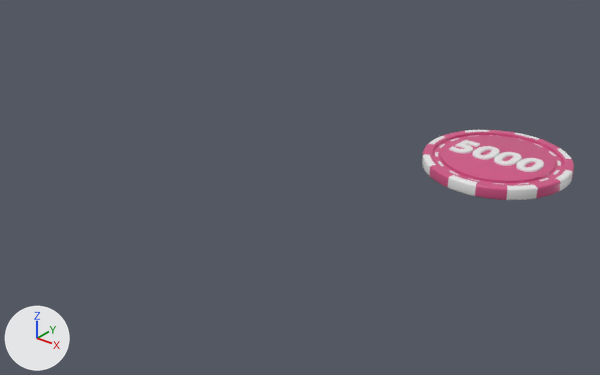
What one commit did to the glTF model chips/5000.glb.
The view is the same before and after, from a 50 mm lens placed at (0.301, -0.228, 0.188), pointed at (0.058, 0.075, 0.0). Every picture has the same lights, and +X, +Y and +Z are marked at lower left. The picture after the commit comes second.
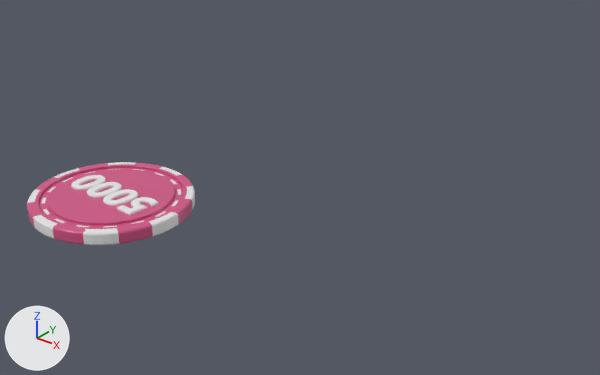
Where the change shows, as pixel boxes (x1, y1, x2, y2) in the pictures (600 x 375 px):
'Object_49', recoloured, moved: before (422, 130, 574, 200); after (27, 163, 193, 245)
'Object_50', recoloured, moved: before (422, 130, 573, 200); after (27, 162, 195, 245)
'Object_51', moved: before (449, 140, 544, 172); after (71, 175, 158, 215)

Diff of the bpy script that builds the scene:
```diff
--- a/chips/5000.glb.py
+++ b/chips/5000.glb.py
@@ mat_material_021 @@
 mat_material_021 = principled_material('Material.021')
-mat_material_021.base_color = (0.8, 0.8, 0.8)  # white #e7e7e7
+mat_material_021.base_color = (0.638, 0.0887, 0.235)  # pink #d15485
@@ me_mesh_0 @@
 me_mesh_0.from_pydata(...)  # 4640 vertices, 8604 faces; spans x -0.118..0.118, y -0.118..0.118, z -0.01..0.01
-me_mesh_0.materials.append(mat_material_020)  # pink #d15485
+me_mesh_0.materials.append(mat_material_021)  # pink #d15485
@@ me_mesh_1 @@
 me_mesh_1.from_pydata(...)  # 1584 vertices, 2400 faces; spans x -0.12..0.12, y -0.12..0.12, z -0.01..0.01
-me_mesh_1.materials.append(mat_material_021)  # white #e7e7e7
+me_mesh_1.materials.append(mat_material_022)  # white #e7e7e7
@@ ob_object_49 @@
 ob_object_49 = bpy.data.objects.new('Object_49', me_mesh_0)
-ob_object_49.parent = ob_5000_9
+ob_object_49.parent = ob_5000
 ob_object_49.location = (0.0, 0.0, 0.0)
@@ ob_object_50 @@
 ob_object_50 = bpy.data.objects.new('Object_50', me_mesh_1)
-ob_object_50.parent = ob_5000_9
+ob_object_50.parent = ob_5000
 ob_object_50.location = (0.0, 0.0, 0.0)
@@ ob_object_51 @@
 ob_object_51 = bpy.data.objects.new('Object_51', me_mesh_2)
-ob_object_51.parent = ob_5000_9
+ob_object_51.parent = ob_5000
 ob_object_51.location = (0.0, 0.0, 0.0)
@@ ob_5000 @@
+ob_5000 = bpy.data.objects.new('5000', None)
+ob_5000.parent = ob_scene
+ob_5000.location = (0.0, 0.0, 0.00371)
+ob_5000.rotation_euler = (0.014, -0.000301, 3.101)  # degrees (0.8, 0, 178)
+ob_5000.scale = (0.334, 0.334, 0.334)
@@ ob_scene @@
+ob_scene = bpy.data.objects.new('Scene', None)
+ob_scene.location = (0.0, 0.0, 0.0)
```
